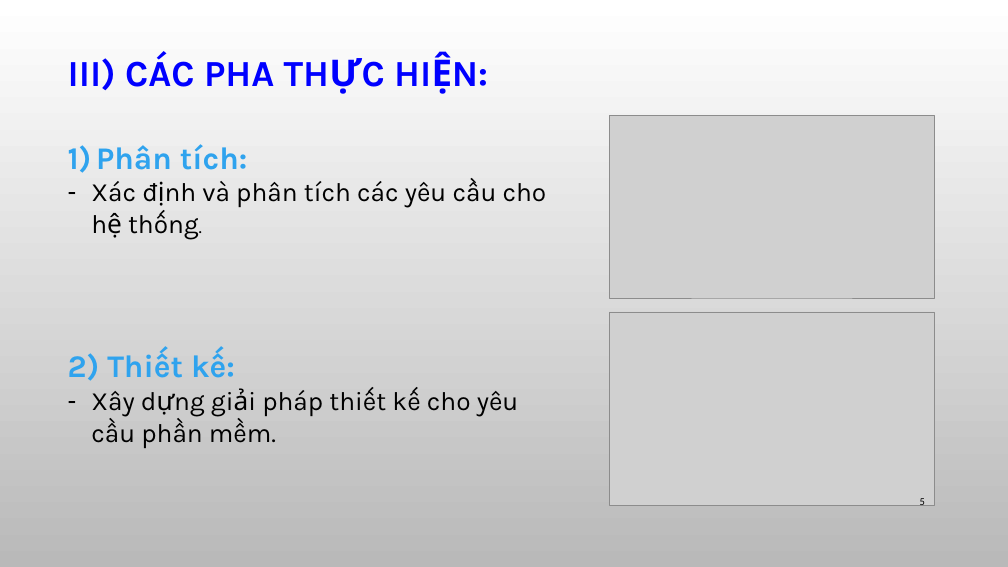
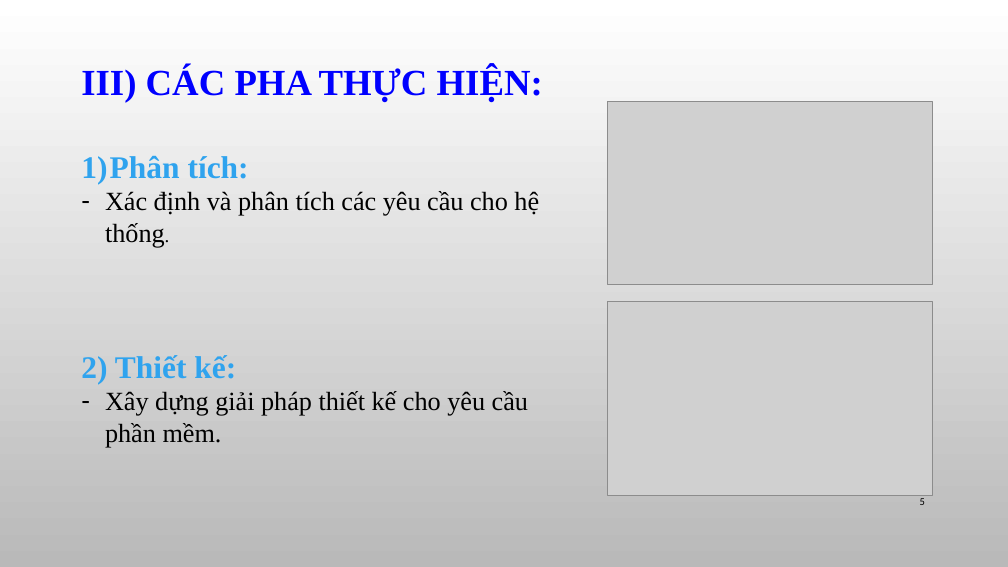
Before and after one commit to helloworldnmcnpm/studentmanagermentprogram, a slide deck: slide 5 of Slide seminar/Seminar.pptx. Drawn at 1008x567 pixels with LibreOffice and Linux fonts; fonts in the diff are those of the drawing; grey boxes stand for pictures; background and template pictures are left out. Boxes give left, top, right and bottom in pixels: in the first picture for what was removed or moved away, otherwise in the second. Text is boxed around its words. In the diff, an @@ line names an element or a change of style, - is before the commit and + after.

```diff
--- a/Slide seminar/Seminar.pptx
+++ b/Slide seminar/Seminar.pptx
@@ text "III) CÁC PHA THỰC HIỆN:" at (81, 66, 543, 248): font Karla to Times New Roman @@
@@ text "III) CÁC PHA THỰC HIỆN:": place and size @@
-text "III) CÁC PHA THỰC HIỆN:" at (68, 53, 547, 208)
+text "III) CÁC PHA THỰC HIỆN:" at (81, 66, 543, 248)
@@ picture: place and size @@
-picture at (609, 116, 935, 298)
+picture at (607, 102, 932, 284)
@@ picture: place and size @@
-picture at (609, 312, 935, 507)
+picture at (607, 302, 932, 496)
@@ text "2) Thiết kế:": place and size @@
-text "2) Thiết kế:" at (68, 353, 519, 416)
+text "2) Thiết kế:" at (81, 355, 528, 448)
@@ text "2) Thiết kế:" at (81, 355, 528, 448): font Karla to Times New Roman @@
```
Also in this commit, not shown: 9 other slides changed, 2 other files.
